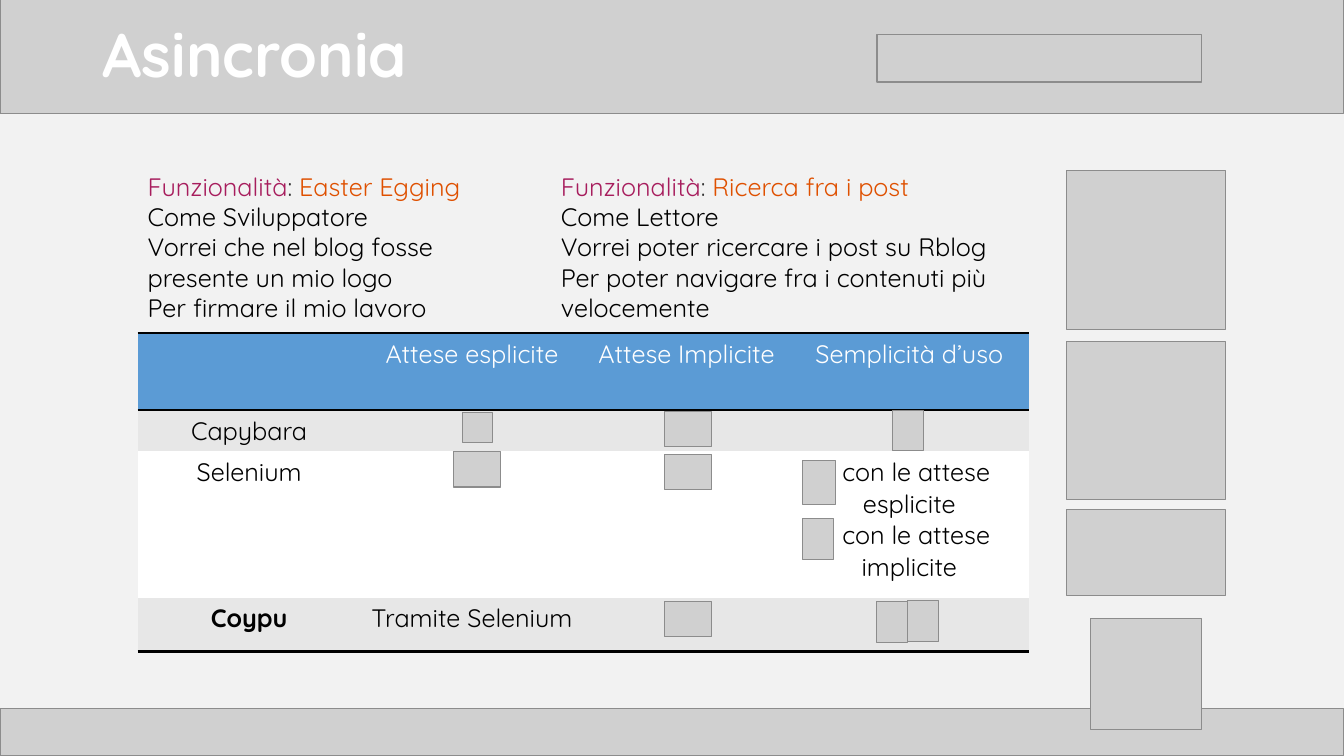
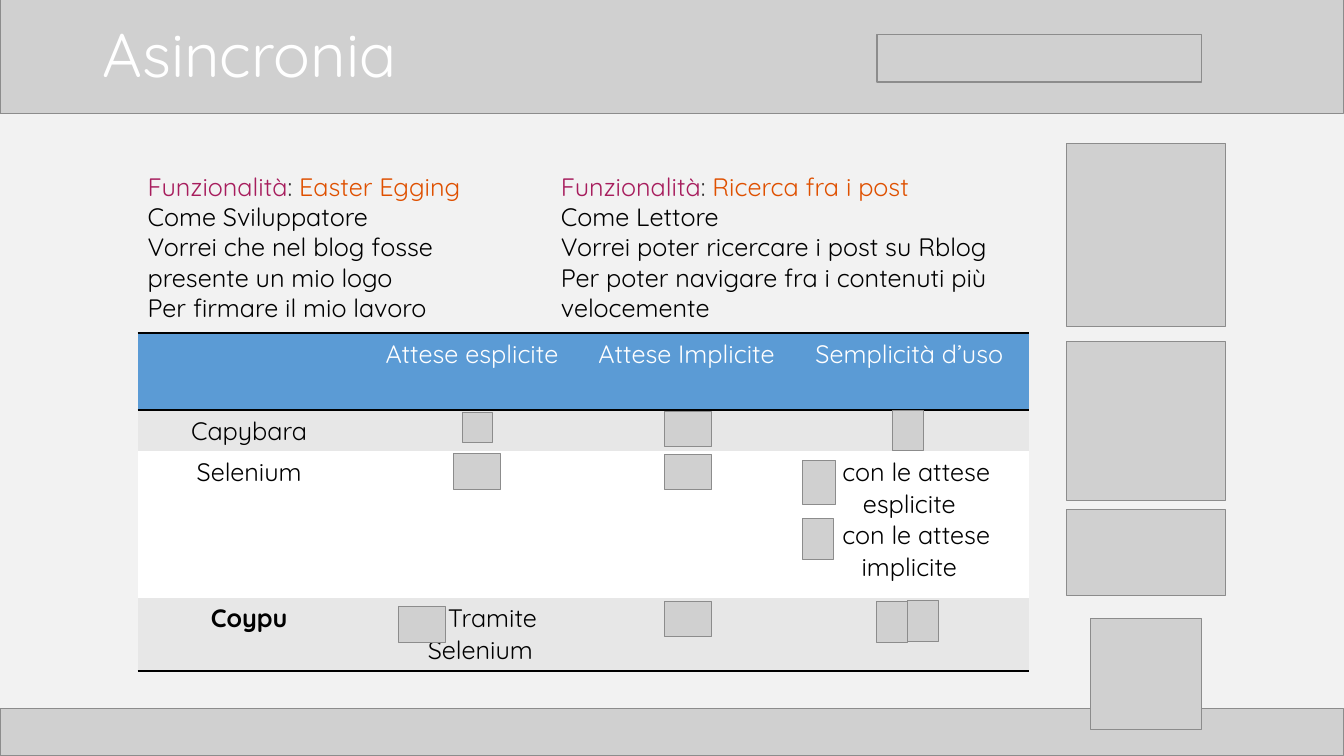
Before and after one commit to TTia/xblog-thesis, a slide deck: slide 19 of Presentazione.pptx. Drawn at 1344x756 pixels with LibreOffice and Linux fonts; fonts in the diff are those of the drawing; grey boxes stand for pictures. Boxes give left, top, right and bottom in pixels: in the first picture for what was removed or moved away, otherwise in the second. Text is boxed around its words. In the diff, an @@ line names an element or a change of style, - is before the commit and + after.

```diff
--- a/Presentazione.pptx
+++ b/Presentazione.pptx
@@ title "Asincronia" at bbox=[102, 34, 396, 77]: bold off @@
@@ picture: place and size @@
-picture at bbox=[1067, 170, 1225, 329]
+picture at bbox=[1067, 144, 1225, 327]
@@ table at bbox=[138, 333, 1029, 666] @@
-row 4, column 2: Tramite Selenium
+row 4, column 2: Tramite _Selenium
@@ picture added at bbox=[398, 607, 446, 642] @@
```
Also in this commit, not shown: 16 other slides changed, 1 slide added, 7 other files.
